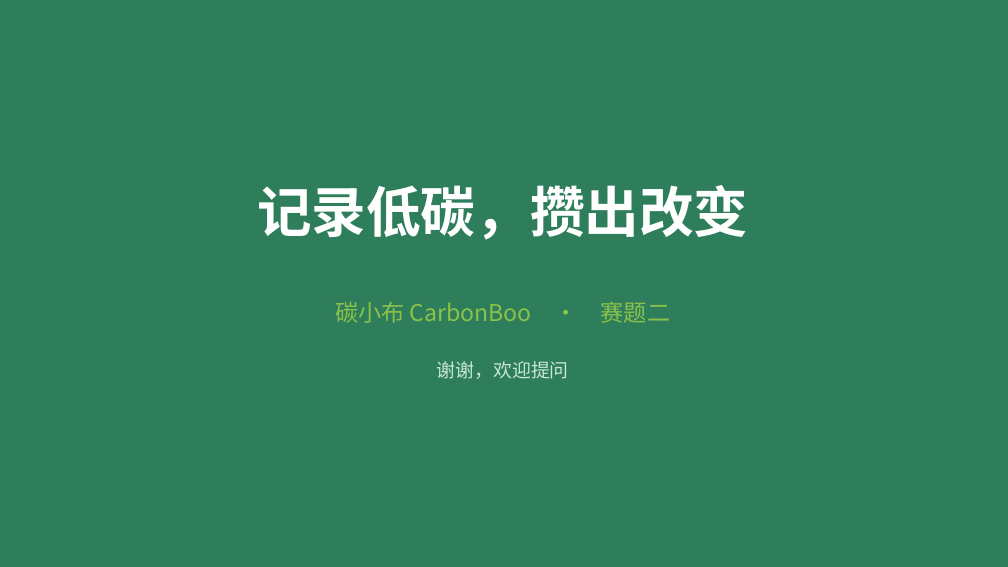
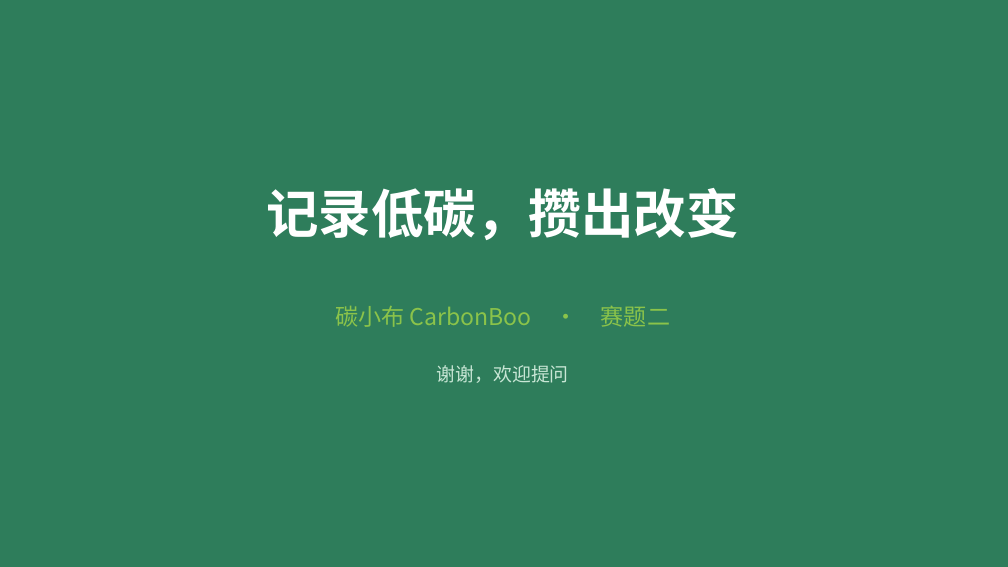
Before and after one commit to a3354547604-stack/CarbonBoo, a slide deck: slide 17 of submit/03-演示文稿-碳小布CarbonBoo.pptx (slide 16 before the commit). Drawn at 1008x567 pixels with LibreOffice and Linux fonts; fonts in the diff are those of the drawing. Boxes give left, top, right and bottom in pixels: in the first picture for what was removed or moved away, otherwise in the second. Text is boxed around its words. In the diff, an @@ line names an element or a change of style, - is before the commit and + after.

Commit message:
docs(submit): PPT 改为「一页一屏」，图文一一对应
改了什么：
- 原 PPT 是先做一批通用截图再逐页轮换放图，出现图与左侧文字对不上（讲架构配记录列表、讲因子配科普列表、讲协同实拍配「我的」页）
- 重排为 17 页：概念页（痛点/全景/架构与口径/质量与合规/结尾）不放图；界面页只放那一屏的截图
- 新增 3 页关键界面：记录明细（因子快照四列）、目标进度、更换外观（环+饰物）
- 12 张截图与页面主题一一对应：01-home / 14-record-edit / 03-records / 15-record-detail / 02-dashboard / 06-goal / 07-badge / 08-shop / 12-appearance / 17-science-detail / 10-include / 11-sync
- docs/APPENDIX-E §4 大纲同步重写（含重排原因）；submit/README 与 docs/README 页数口径改 17 页
- CHANGELOG v4.23

跑了什么：python scripts/build_submission_pptx.py（SAVED 10,510,525 B / 17 slides）、
python tests/tools/check_l0.py --strict（PASS）
校验：17 页全部带备注；12 张图的 sha256 与源文件逐一比对，落在讲同一界面的页上；文本对 5,741 / 31 项 / 48 条 / 16 张 / 学校 / 学院 / 队名 / 指导老师 均 0 命中。

结果：通过。

```diff
--- a/submit/03-演示文稿-碳小布CarbonBoo.pptx
+++ b/submit/03-演示文稿-碳小布CarbonBoo.pptx
@@ text "记录低碳，攒出改变" at box(266, 188, 739, 240): size 52 to 50 pt @@
@@ text "碳小布 CarbonBoo · 赛题二": place and size @@
-text "碳小布 CarbonBoo · 赛题二" at box(335, 302, 670, 323)
+text "碳小布 CarbonBoo · 赛题二" at box(335, 306, 670, 327)
@@ text "谢谢，欢迎提问": place and size @@
-text "谢谢，欢迎提问" at box(437, 361, 569, 379)
+text "谢谢，欢迎提问" at box(437, 365, 569, 383)
```
Also in this commit, not shown: 6 other slides changed, 10 slides added, 9 slides removed, 6 other files.
